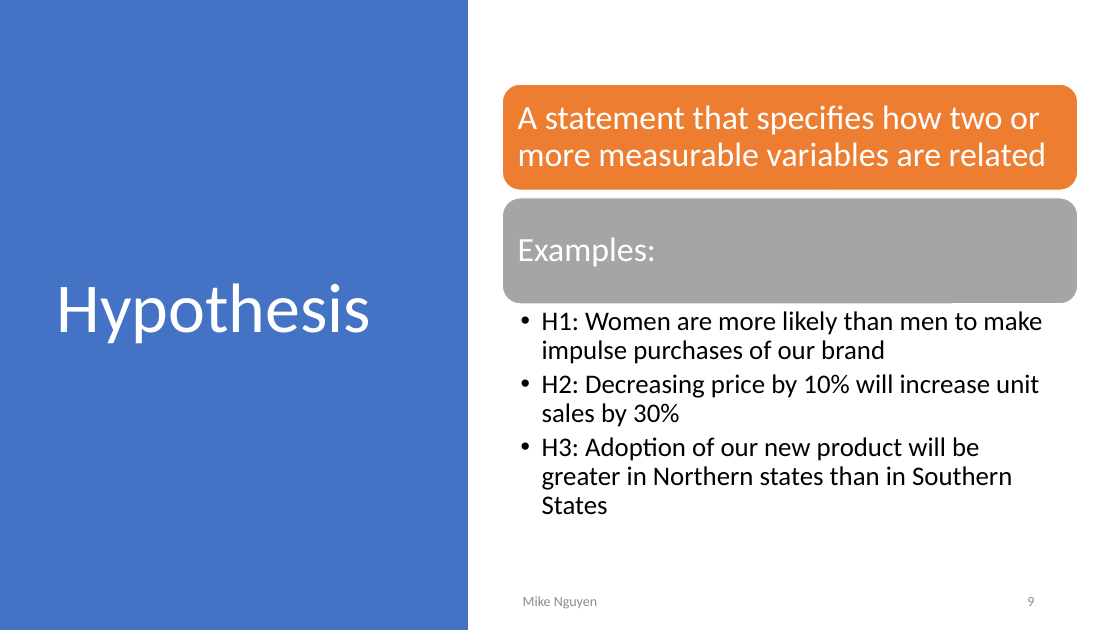
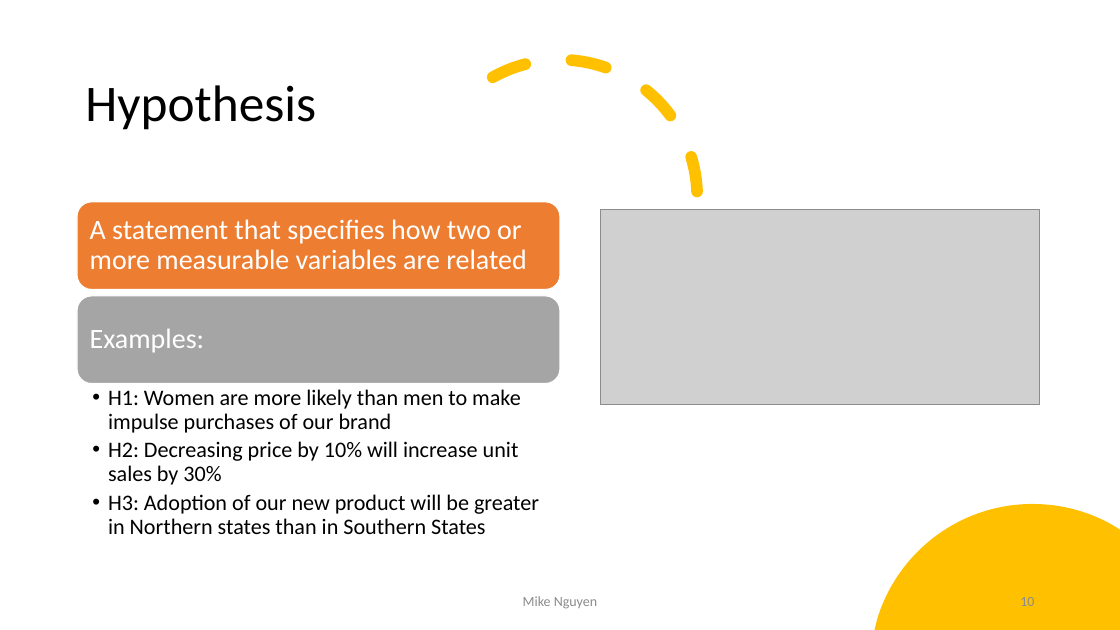
Before and after one commit to mikenguyen13/mar4050, a slide deck: slide 10 of lectures/2/1_Problem & Intro to Project.pptx (slide 9 before the commit). Drawn at 1120x630 pixels with LibreOffice and Linux fonts; fonts in the diff are those of the drawing; grey boxes stand for pictures. Boxes give left, top, right and bottom in pixels: in the first picture for what was removed or moved away, otherwise in the second. Text is boxed around its words. In the diff, an @@ line names an element or a change of style, - is before the commit and + after.

```diff
--- a/lectures/2/1_Problem & Intro to Project.pptx
+++ b/lectures/2/1_Problem & Intro to Project.pptx
@@ rectangle removed at (0, 0, 468, 630) @@
@@ title "Hypothesis": place and size @@
-title "Hypothesis" at (57, 283, 372, 344)
+title "Hypothesis" at (85, 85, 316, 130)
@@ title "Hypothesis" at (85, 85, 316, 130): size 60 to 44 pt, text colour #FFFFFF to #000000 @@
@@ arc (boxed as its full ellipse) added at (423, 60, 697, 334), outline #FFC000 10 pt dashed @@
@@ rounded rectangle: place and size @@
-rounded rectangle at (502, 84, 1078, 190)
+rounded rectangle at (77, 202, 560, 289)
@@ text "A statement that specifies how ...": place and size @@
-text "A statement that specifies how ..." at (518, 105, 1046, 167)
+text "A statement that specifies how ..." at (90, 219, 527, 269)
@@ text "A statement that specifies how ..." at (90, 219, 527, 269): size 29 to 24 pt; less space between paragraphs @@
@@ picture added at (601, 210, 1039, 405) @@
@@ rounded rectangle: place and size @@
-rounded rectangle at (502, 198, 1078, 304)
+rounded rectangle at (77, 296, 560, 383)
@@ text "Examples:" at (90, 329, 205, 353): size 29 to 24 pt; less space between paragraphs @@
@@ text "Examples:": place and size @@
-text "Examples:" at (518, 237, 656, 266)
+text "Examples:" at (90, 329, 205, 353)
@@ text "H1: Women are more likely ...": place and size @@
-text "H1: Women are more likely ..." at (542, 311, 1042, 515)
+text "H1: Women are more likely ..." at (108, 389, 539, 534)
@@ text "H1: Women are more likely ..." at (108, 389, 539, 534): size 23 to 19 pt; indent changed @@
@@ freeform shape added at (875, 504, 1120, 630), fill #FFC000 @@
@@ page number at (1020, 597, 1034, 606): text changed @@
-9
+10
```
Also in this commit, not shown: 1 other slide changed, 1 slide added, 1 other file.
